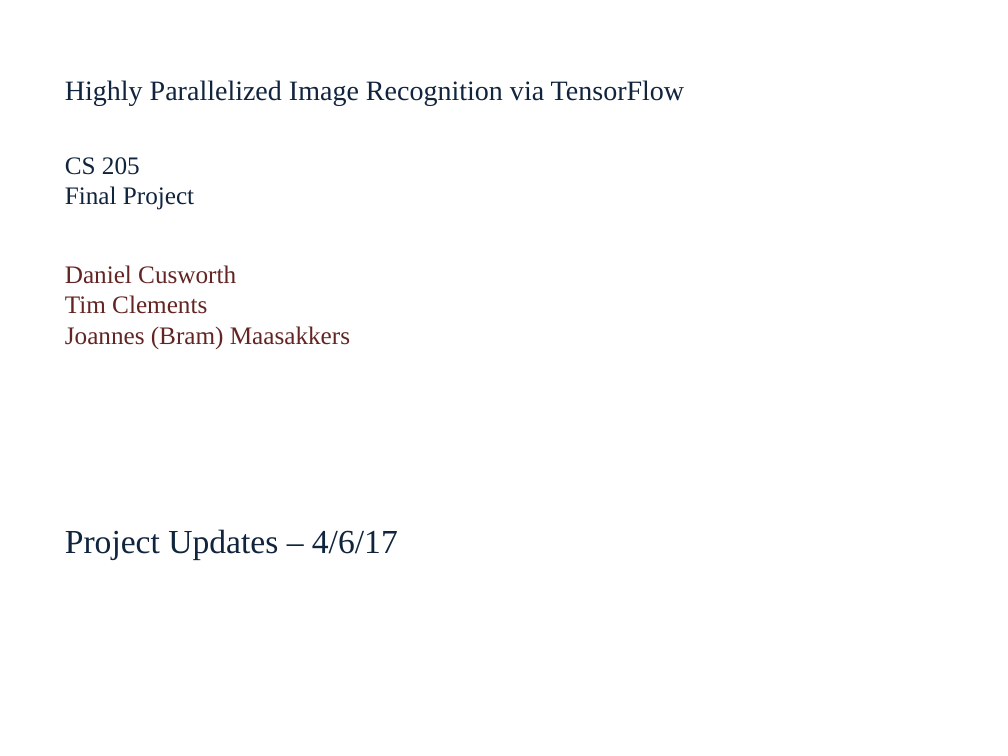
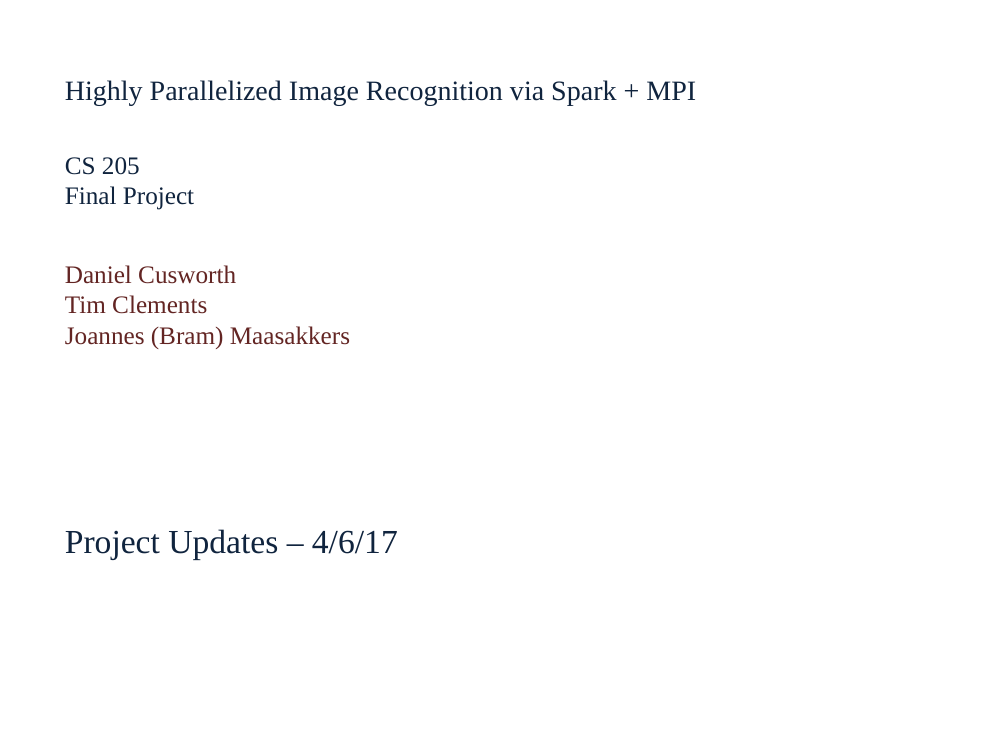
Before and after one commit to dcusworth/image_spark_mpi, a slide deck: slide 1 of benchmarks/Update_Rafa_1.pptx. Drawn at 1008x756 pixels with LibreOffice and Linux fonts; fonts in the diff are those of the drawing. Boxes give left, top, right and bottom in pixels: in the first picture for what was removed or moved away, otherwise in the second. Text is boxed around its words. In the diff, an @@ line names an element or a change of style, - is before the commit and + after.

```diff
--- a/benchmarks/Update_Rafa_1.pptx
+++ b/benchmarks/Update_Rafa_1.pptx
@@ text at box(65, 80, 696, 105): text changed @@
-Highly Parallelized Image Recognition via TensorFlow
+Highly Parallelized Image Recognition via Spark + MPI
```
Also in this commit, not shown: 4 slides added, 8 slides removed, 1 other file.
